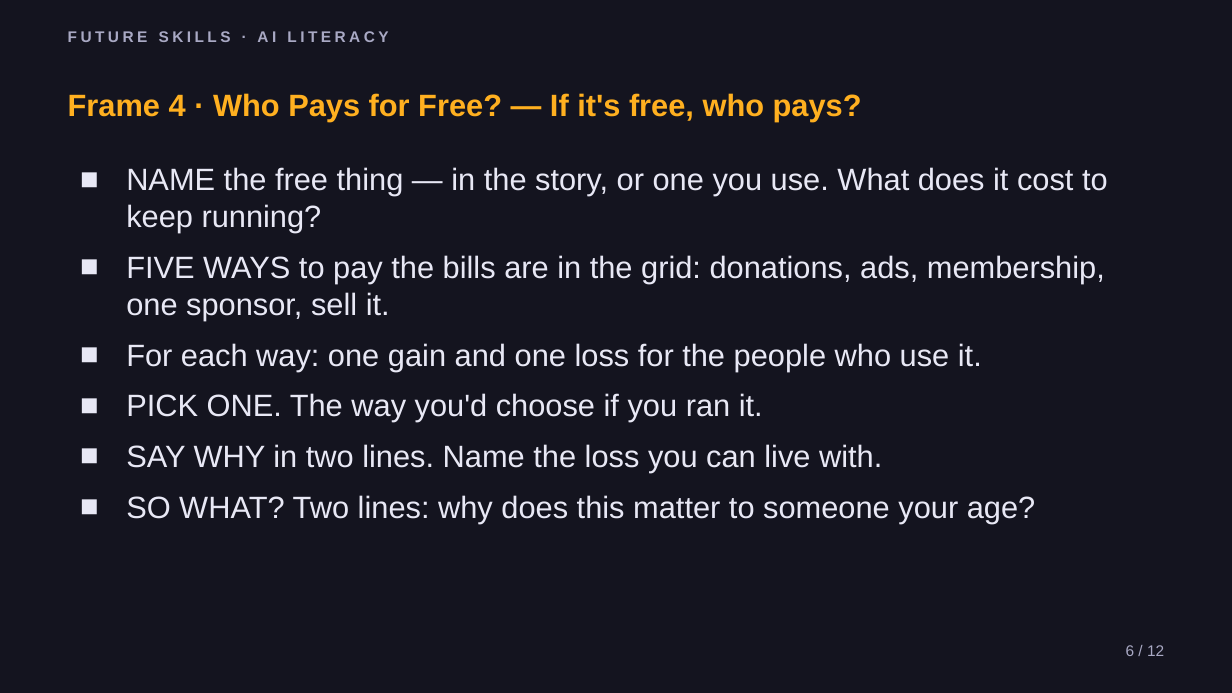
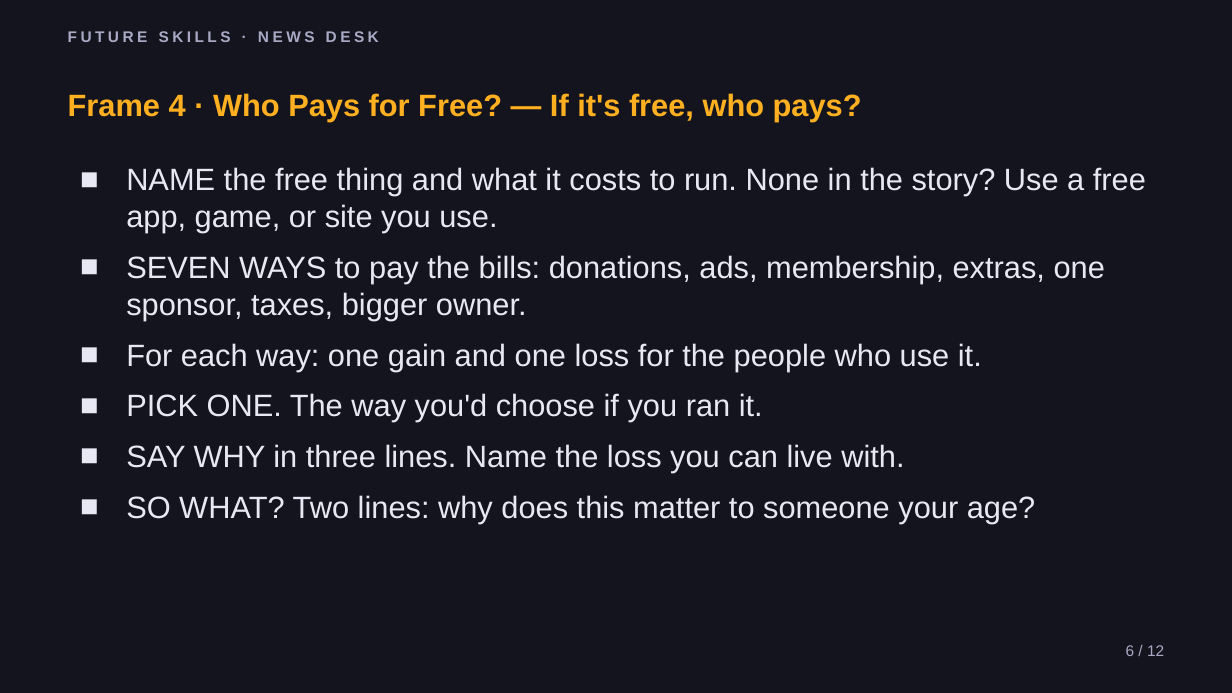
Before and after one commit to phiunit/tptphi, a slide deck: slide 6 of products/news-desk-frames/dist/News Desk - Slides.pptx. Drawn at 1232x693 pixels with LibreOffice and Linux fonts; fonts in the diff are those of the drawing. Boxes give left, top, right and bottom in pixels: in the first picture for what was removed or moved away, otherwise in the second. Text is boxed around its words. In the diff, an @@ line names an element or a change of style, - is before the commit and + after.

```diff
--- a/products/news-desk-frames/dist/News Desk - Slides.pptx
+++ b/products/news-desk-frames/dist/News Desk - Slides.pptx
@@ text at [68, 31, 379, 42]: text changed @@
-FUTURE SKILLS · AI LITERACY
+FUTURE SKILLS · NEWS DESK
@@ text at [126, 167, 1146, 321]: text changed @@
-■ NAME the free thing — in the story, or one you use. What does it cost to keep running?
-■ FIVE WAYS to pay the bills are in the grid: donations, ads, membership, one sponsor, sell it.
+■ NAME the free thing and what it costs to run. None in the story? Use a free app, game, or site you use.
+■ SEVEN WAYS to pay the bills: donations, ads, membership, extras, one sponsor, taxes, bigger owner.
@@ text at [126, 444, 904, 472]: text changed @@
-■ SAY WHY in two lines. Name the loss you can live with.
+■ SAY WHY in three lines. Name the loss you can live with.
```
Also in this commit, not shown: 11 other slides changed, 58 other files.
